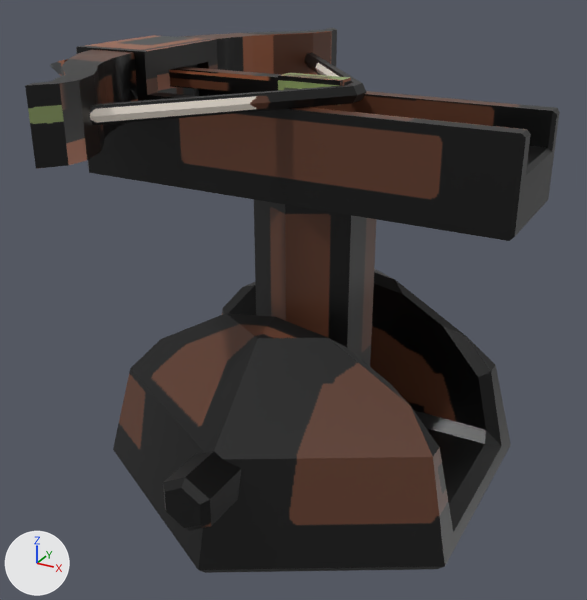
Renders of the FBX model BlenderMesh/Tower2.fbx from each side of a commit.
Before and after are seen from a 50 mm camera at (5.82, -11.33, 8.73) aimed at (-0.43, 0.04, 3.05). The axes (+X, +Y, +Z) are drawn at lower left. The lights are the same throughout. Where no turn or scale is listed for an object, it has been applied to the vertices.

The scene before the commit, as lines of its bpy script (objects in view):
```python
me_cube_005 = bpy.data.meshes.new('Cube.005')
me_cube_005.from_pydata(...)  # 51 vertices, 36 faces; spans x -1.0..1.0, y -3.92..3.46, z -5.4..1.08
me_cube_005.materials.append(mat_material)  # picture img_tower_2_png
me_cube_008 = bpy.data.meshes.new('Cube.008')
me_cube_008.from_pydata(...)  # 108 vertices, 104 faces; spans x -0.51..3.93, y -4.15..4.15, z -0.51..0.51
me_cube_008.materials.append(mat_material)  # picture img_tower_2_png
me_cube_012 = bpy.data.meshes.new('Cube.012')
me_cube_012.from_pydata(...)  # 180 vertices, 174 faces; spans x -2.87..3.13, y -0.43..0.43, z -0.18..0.18
me_cube_012.materials.append(mat_material)  # picture img_tower_2_png
me_cylinder_005 = bpy.data.meshes.new('Cylinder.005')
me_cylinder_005.from_pydata(...)  # 84 vertices, 72 faces; spans x -3.19..3.19, y -3.95..3.95, z -1.49..1.88
me_cylinder_005.materials.append(mat_material)  # picture img_tower_2_png
ob_cube = bpy.data.objects.new('Cube', me_cube_005)
ob_cube.location = (0.0, 0.0, 6.11)
ob_cube.rotation_euler = (0.0, 0.0, -1.571)  # degrees (0, 0, -90)
ob_cube_001 = bpy.data.objects.new('Cube.001', me_cube_008)
ob_cube_001.location = (-3.17, 0.0, 6.66)
ob_cube_002 = bpy.data.objects.new('Cube.002', me_cube_012)
ob_cube_002.location = (-2.58, 0.0, 6.68)
ob_cylinder_001 = bpy.data.objects.new('Cylinder.001', me_cylinder_005)
ob_cylinder_001.location = (0.0, 0.0, 1.49)
```
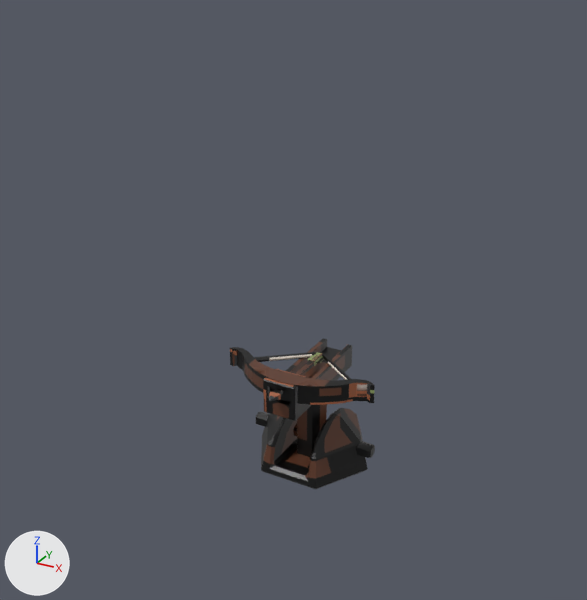
Where the newer file only moved an object's origin or applied its transform, the numbers keep the older frame.

Changed parts and their boxes [x1, y1, x2, y2] in the pictures (587 x 600 px):
'Cylinder.001', mesh turned
    before: [113, 269, 511, 573]
    after: [256, 408, 375, 489]
'Cube', mesh rescaled, moved, turned
    before: [76, 35, 560, 366]
    after: [263, 338, 352, 457]
'Cube.001', mesh turned
    before: [25, 28, 366, 169]
    after: [230, 347, 375, 405]
'Cube.002', mesh turned
    before: [50, 59, 351, 105]
    after: [269, 352, 324, 401]

What the commit changed:
me_cylinder_005 has 84 vertices, 72 faces and spans x -3.19..3.19, y -3.95..3.95, z -1.49..1.88.
me_cylinder_005 is used by ob_cylinder_001; location (0.0, 0.0, 1.49).
me_cylinder_005 part 1: the whole mesh is turned 90 degrees about the z axis through its middle and scaled by 0.3, then moved by (0.0, 0.01, -1.17).
me_cube_008 has 108 vertices, 104 faces and spans x -0.51..3.93, y -4.15..4.15, z -0.51..0.51.
me_cube_008 is used by ob_cube_001; location (-3.17, 0.0, 6.66).
me_cube_008 part 2: the whole mesh is turned 90 degrees about the z axis through its middle and scaled by 0.337, then moved by (1.46, -0.44, -4.68).
me_cube_005 has 51 vertices, 36 faces and spans x -1.0..1.0, y -3.92..3.46, z -5.4..1.08.
me_cube_005 is used by ob_cube; location (0.0, 0.0, 6.11); rotation (0.0, 0.0, -1.571), in degrees (0, 0, -90).
me_cube_005 part 3: the whole mesh is scaled about the mesh origin by 0.3.
me_cube_012 has 180 vertices, 174 faces and spans x -2.87..3.13, y -0.43..0.43, z -0.18..0.18.
me_cube_012 is used by ob_cube_002; location (-2.58, 0.0, 6.68).
me_cube_012 part 4: the whole mesh is turned 90 degrees about the z axis through its middle and scaled by 0.3, then moved by (2.45, -0.65, -4.7).
Object 'Cube' (ob_cube) turns from (0, 0, -90) to (0, 0, 0) degrees about x, y and z.
Object 'Cube' (ob_cube) moves from (0.0, 0.0, 6.11) to (0.0, -0.07, 1.81).
